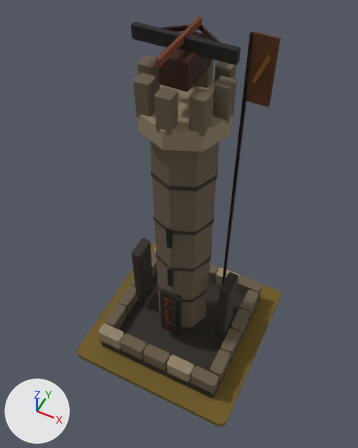
The glTF model art/ballista_t4/ballista_t4.glb as it was, and as the next commit left it.
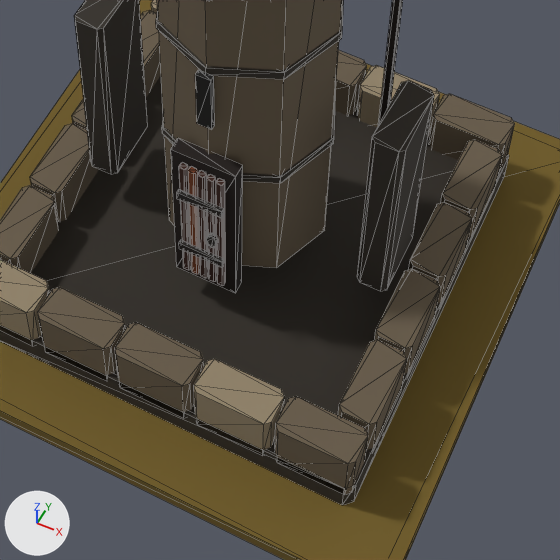
Each version appears first whole from a 50 mm lens placed at (0.94, -1.96, 3.7), pointed at (-0.02, -0.03, 1.29), and next in a close-up on the part from 31% to 77% of the width and 55% to 93% of the height. Arrows for +X, +Y and +Z are at lower left; the lights stay in place. The older version's two pictures come first. The close-ups show mesh edges as thin lines.

The first close-up shows 'MMR | ballista | T04 Architecture.001', 'MMR | ballista | Tier 04 Ground.001'.
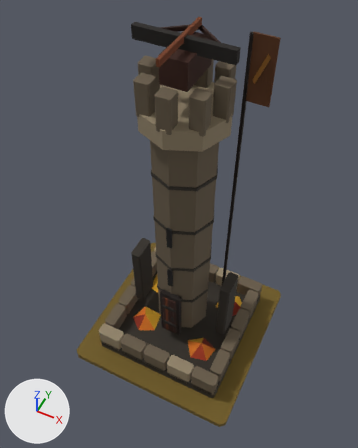
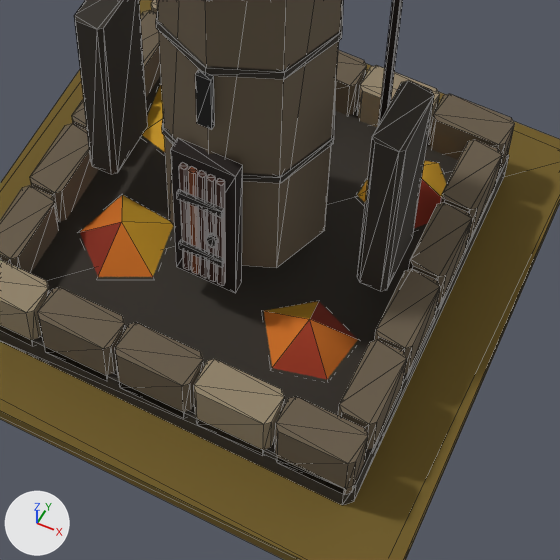
Patch to the scene script:
```diff
--- a/art/ballista_t4/ballista_t4.glb.py
+++ b/art/ballista_t4/ballista_t4.glb.py
@@ me_mmr___ballista___t04_autumn_dressing_001 @@
+me_mmr___ballista___t04_autumn_dressing_001.from_pydata(...)  # 24 vertices, 20 faces; spans x -0.403..0.448, y -0.318..0.385, z 0.085..0.185
+me_mmr___ballista___t04_autumn_dressing_001.materials.append(mat_mmr___shared_palette_atlas)  # picture img_mmr_shared_color_palette_64
@@ ob_mmr___ballista___t04_autumn_dressing_001 @@
+ob_mmr___ballista___t04_autumn_dressing_001 = bpy.data.objects.new('MMR | ballista | T04 Autumn Dressing.001', me_mmr___ballista___t04_autumn_dressing_001)
+ob_mmr___ballista___t04_autumn_dressing_001.location = (0.0, 0.0, 0.05)
```

Location of each change, (x1, y1, x2, y2) in pixels of the close-ups (560 x 560 px):
'MMR | ballista | T04 Autumn Dressing.001', added: after (80, 85, 446, 379)
